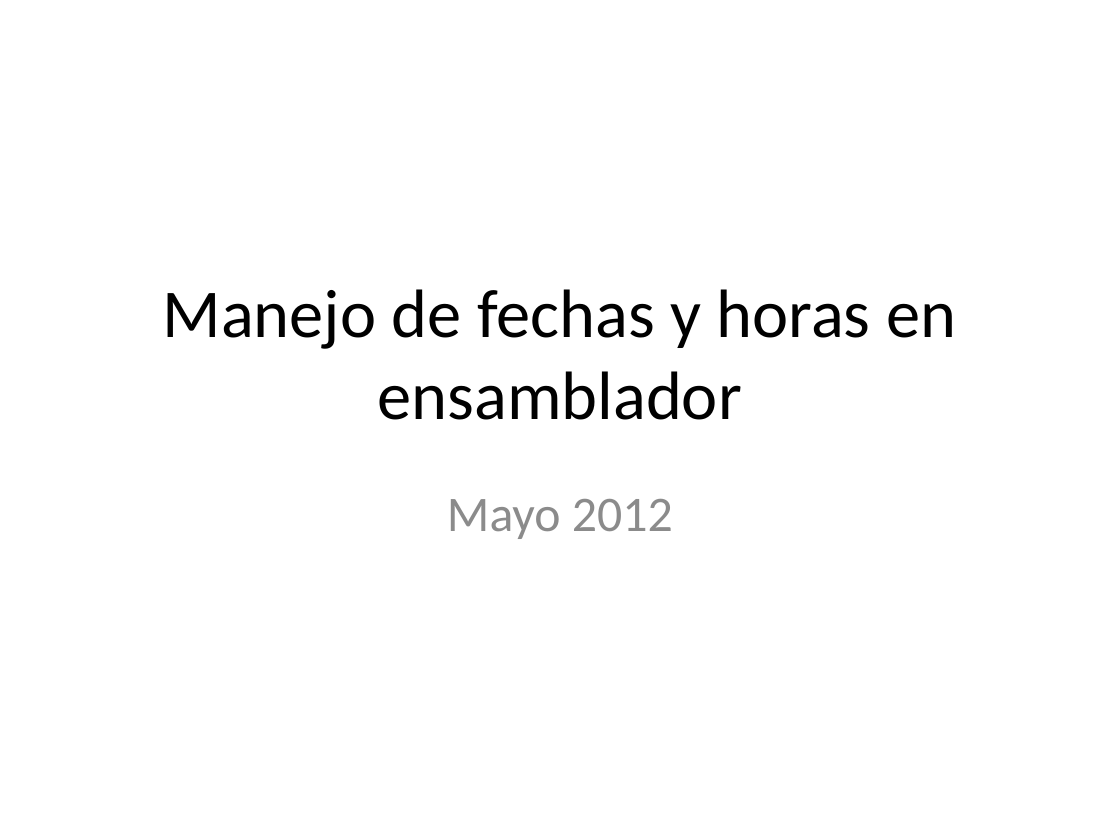
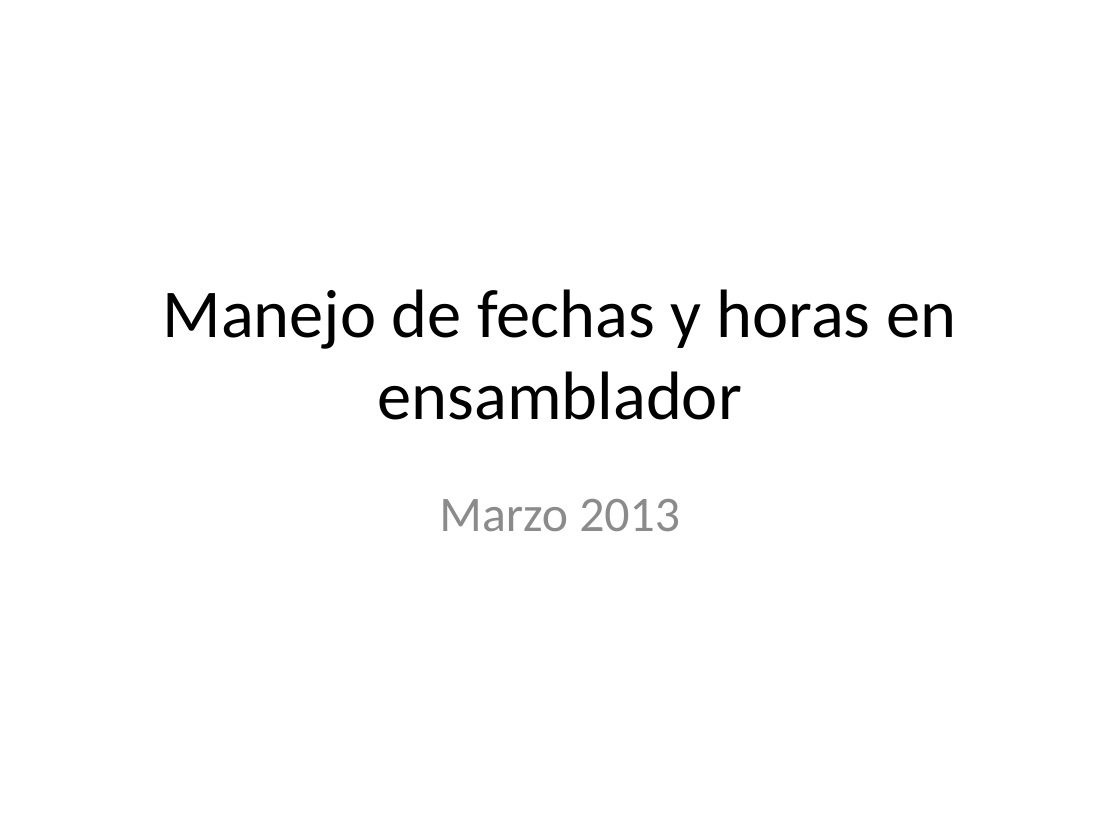
Before and after one commit to servkey/acii, a slide deck: slide 1 of Semana7/Manejo de fechas y horas en ensamblador.pptx. Drawn at 1120x840 pixels with LibreOffice and Linux fonts; fonts in the diff are those of the drawing. Boxes give left, top, right and bottom in pixels: in the first picture for what was removed or moved away, otherwise in the second. Text is boxed around its words. In the diff, an @@ line names an element or a change of style, - is before the commit and + after.

Commit message:
Modificación de fechas en presentaciones.

```diff
--- a/Semana7/Manejo de fechas y horas en ensamblador.pptx
+++ b/Semana7/Manejo de fechas y horas en ensamblador.pptx
@@ subtitle at (x1=439, y1=499, x2=680, y2=531): text changed @@
-Mayo 2012
+Marzo 2013
```
Also in this commit, not shown: 5 other files.
